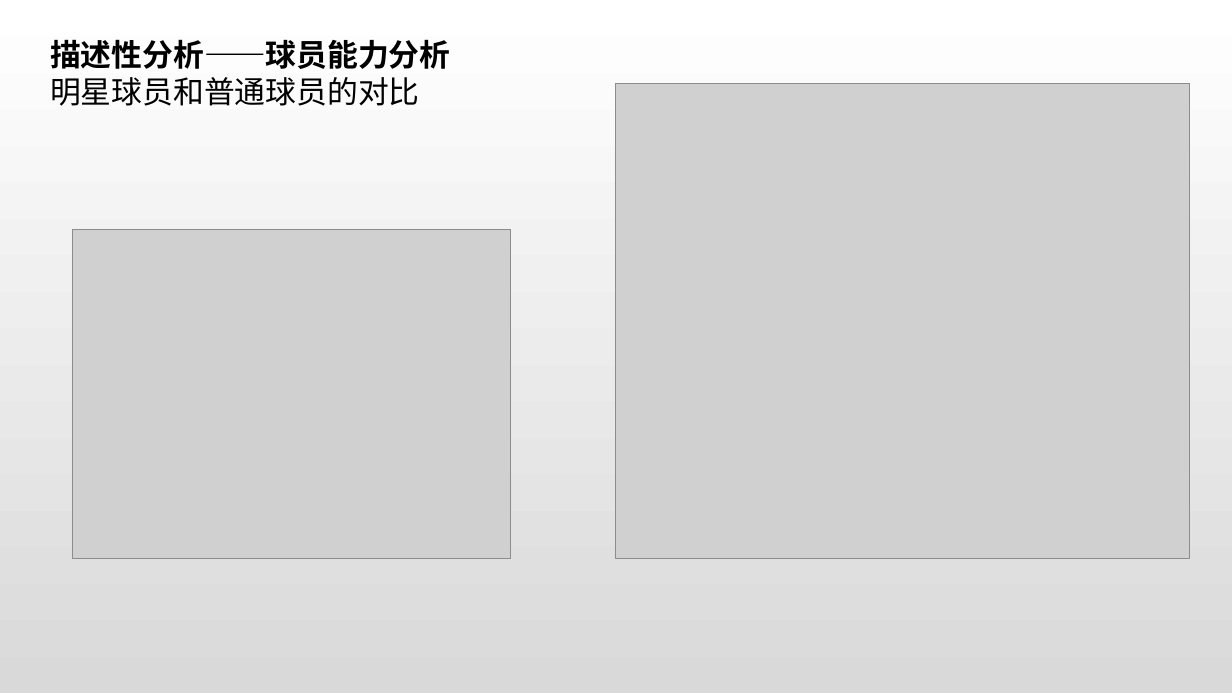
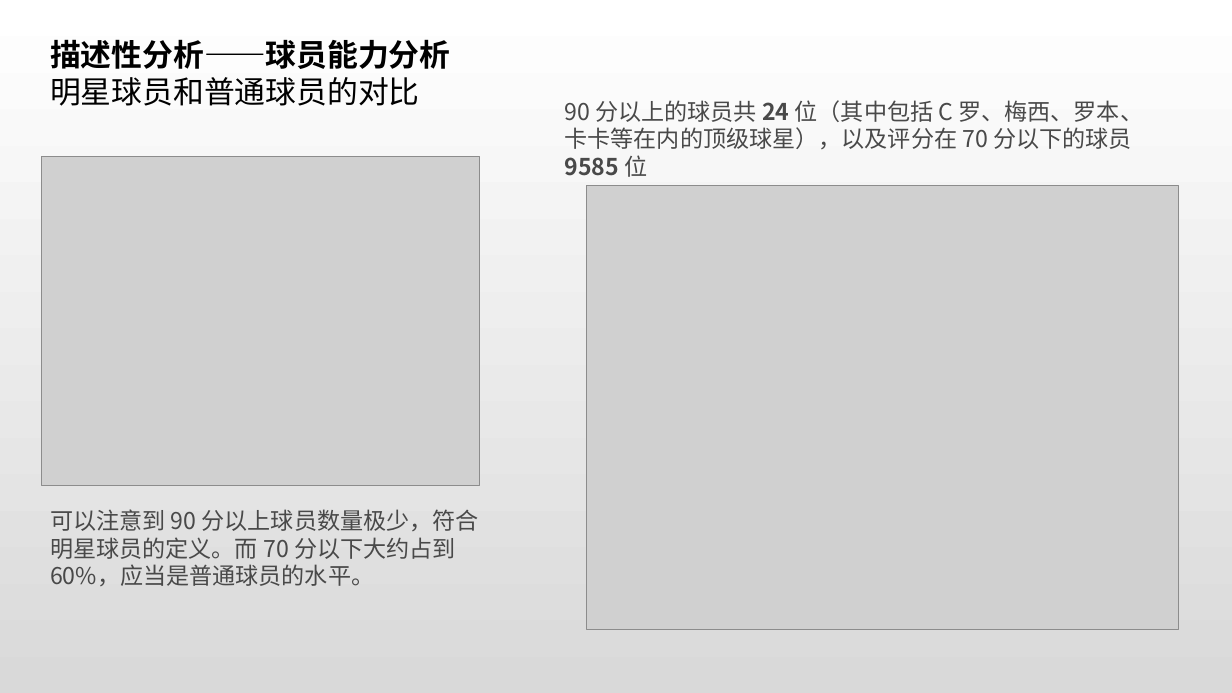
Before and after one commit to rucnyz/soccer, a slide deck: slide 9 of notebooks/欧洲足球展示.pptx. Drawn at 1232x693 pixels with LibreOffice and Linux fonts; fonts in the diff are those of the drawing; grey boxes stand for pictures. Boxes give left, top, right and bottom in pixels: in the first picture for what was removed or moved away, otherwise in the second. Text is boxed around its words. In the diff, an @@ line names an element or a change of style, - is before the commit and + after.

```diff
--- a/notebooks/欧洲足球展示.pptx
+++ b/notebooks/欧洲足球展示.pptx
@@ text added at box(565, 100, 1143, 177), 18 pt, text #494949 @@
+90 分以上的球员共 24 位（其中包括 C 罗、梅西、罗本、卡卡等在内的顶级球星），以及评分在 70 分以下的球员 9585 位
@@ picture: place and size @@
-picture at box(72, 229, 511, 558)
+picture at box(41, 156, 480, 485)
@@ picture: place and size @@
-picture at box(616, 83, 1190, 559)
+picture at box(587, 186, 1178, 629)
@@ text added at box(50, 509, 479, 586), 18 pt, text #494949 @@
+可以注意到 90 分以上球员数量极少，符合明星球员的定义。而 70 分以下大约占到 60%，应当是普通球员的水平。
```
Also in this commit, not shown: 6 other slides changed, 1 slide added, 6 other files.
